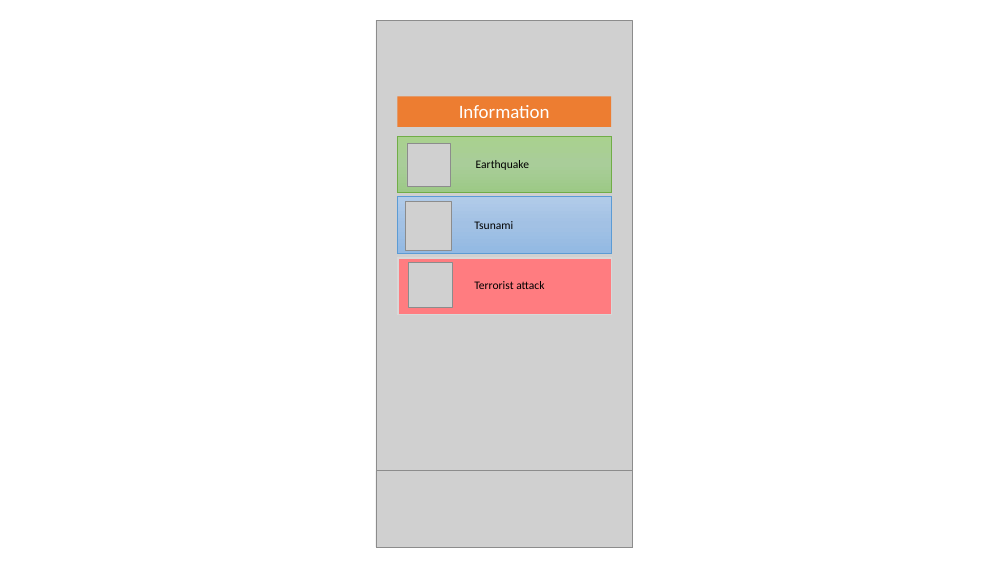
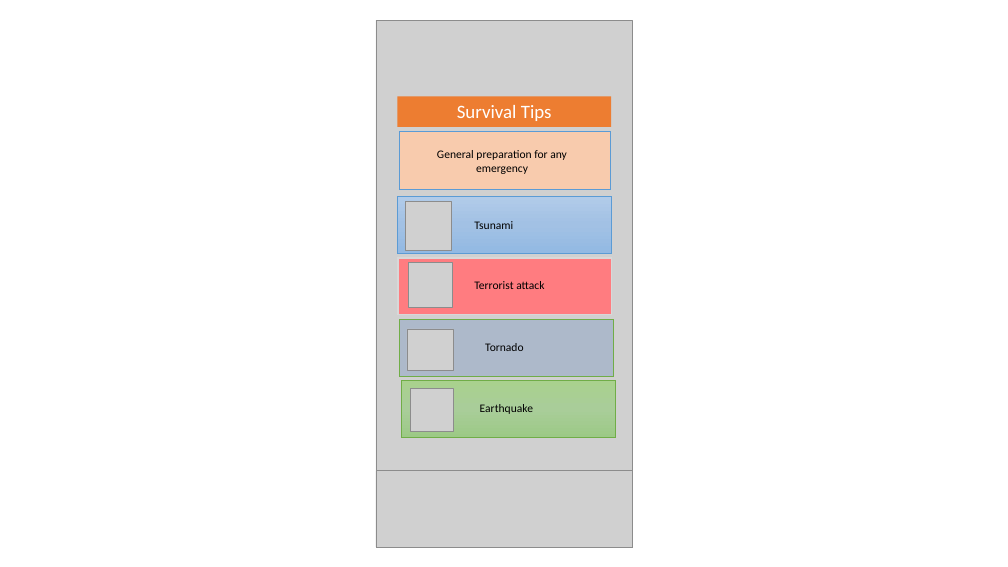
Before and after one commit to mistelip/survival-nervousnet, a slide deck: slide 4 of Docs/Survive Axon Demo v2.pptx (slide 3 before the commit). Drawn at 1008x567 pixels with LibreOffice and Linux fonts; fonts in the diff are those of the drawing; grey boxes stand for pictures. Boxes give left, top, right and bottom in pixels: in the first picture for what was removed or moved away, otherwise in the second. Text is boxed around its words. In the diff, an @@ line names an element or a change of style, - is before the commit and + after.

```diff
--- a/Docs/Survive Axon Demo v2.pptx
+++ b/Docs/Survive Axon Demo v2.pptx
@@ text in rectangle at box(457, 105, 552, 121): text changed @@
-Information
+Survival Tips
@@ rectangle added at box(399, 132, 611, 190), fill #F8CBAD, outline #5B9BD5 0.5 pt @@
@@ text added at box(437, 150, 567, 174), 11 pt, text #000000 @@
+General preparation for any emergency
@@ rectangle added at box(399, 320, 613, 377), fill #ADB9CA, outline #70AD47 0.5 pt @@
@@ picture added at box(407, 329, 453, 370) @@
@@ text added at box(485, 343, 524, 351), 11 pt, text #000000 @@
+Tornado
@@ 1 picture, 1 text, 1 rectangle: place and size @@
-1 picture, 1 text, 1 rectangle at box(397, 136, 611, 193)
+1 picture, 1 text, 1 rectangle at box(402, 380, 616, 437)
```
Also in this commit, not shown: 4 other slides changed, 7 slides added, 2 slides removed, 6 other files.
